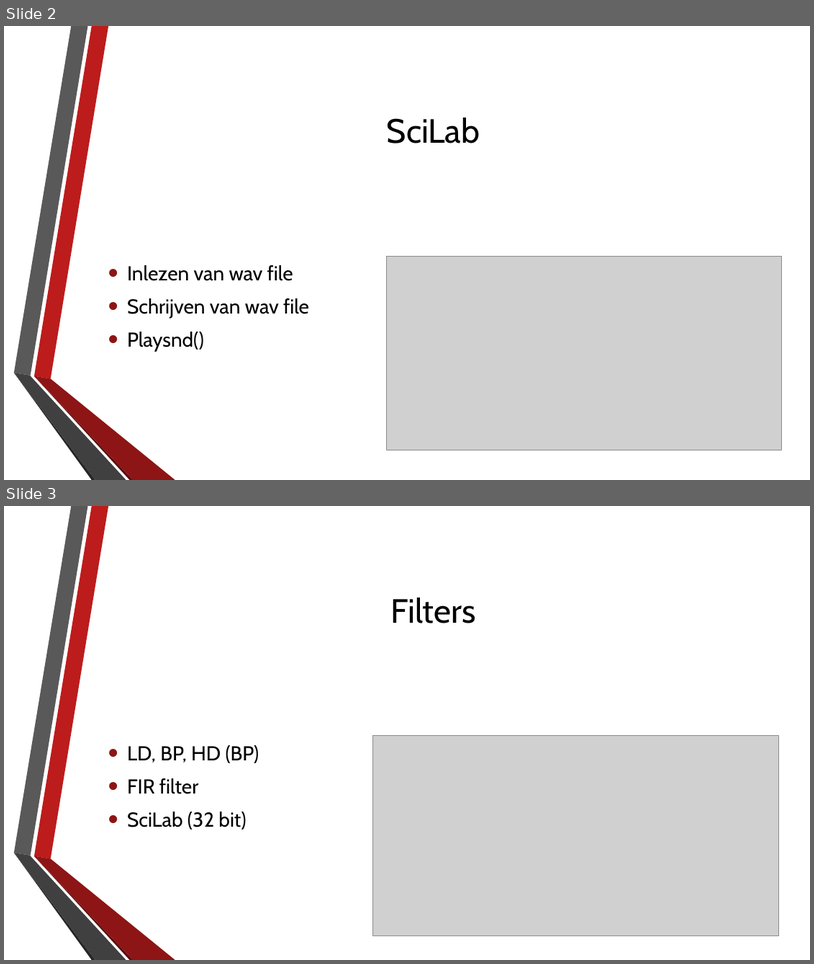
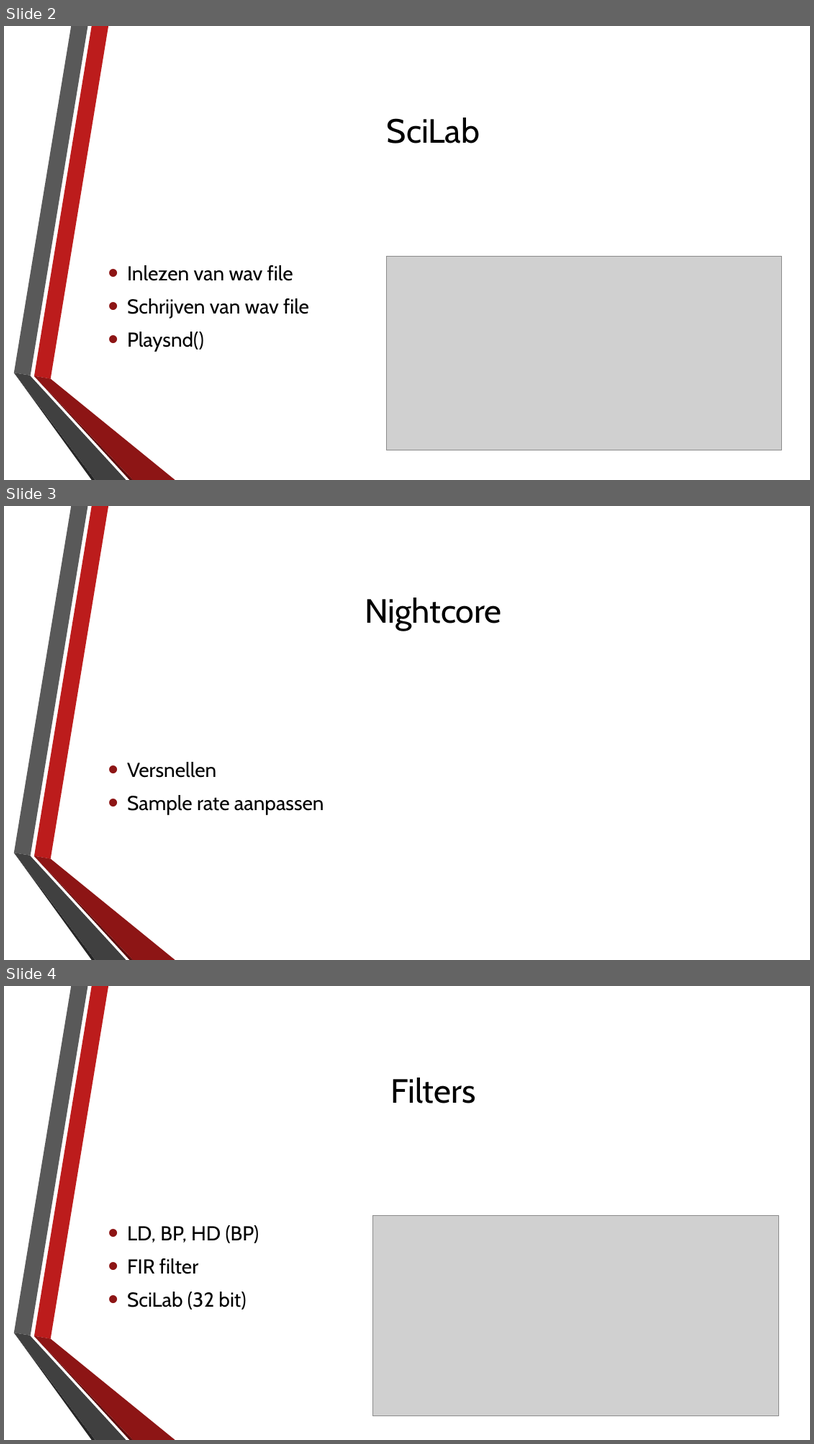
Before and after one commit to ErazerBrecht/NightcoreThis, a slide deck: Documentatie/Verslagen/PPT.pptx. Shown one above the other, each under a label of ours: slides 2 and 3 before the commit, slides 2, 3 and 4 after it. The pictures are 814x964 and 814x1444 pixels, drawn with LibreOffice and Linux fonts; fonts in the diff are those of the drawing; grey boxes stand for pictures; background and template pictures are left out. Boxes give left, top, right and bottom in pixels: in the first picture for what was removed or moved away, otherwise in the second. Text is boxed around its words. In the diff, an @@ line names an element or a change of style, - is before the commit and + after.

```diff
--- a/Documentatie/Verslagen/PPT.pptx
+++ b/Documentatie/Verslagen/PPT.pptx
@@ slide 3 added at (4, 506, 810, 960), background picture (left out); not listed: 6 template elements that a slide beside it also shows @@
@@ title added at (365, 597, 502, 631), 40 pt, text #000000 @@
+Nightcore
@@ text added at (127, 762, 324, 815), 24 pt, text #000000 @@
+• Versnellen
+• Sample rate aanpassen
@@ what was slide 3 is now slide 4 @@
```
Also in this commit, not shown: 1 slide changed.
